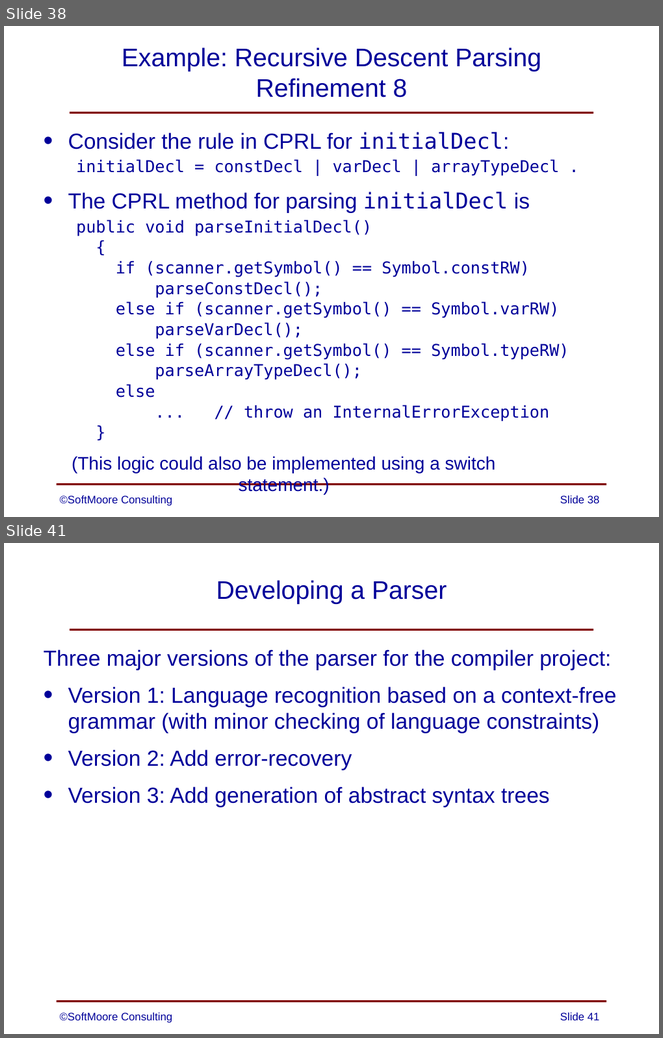
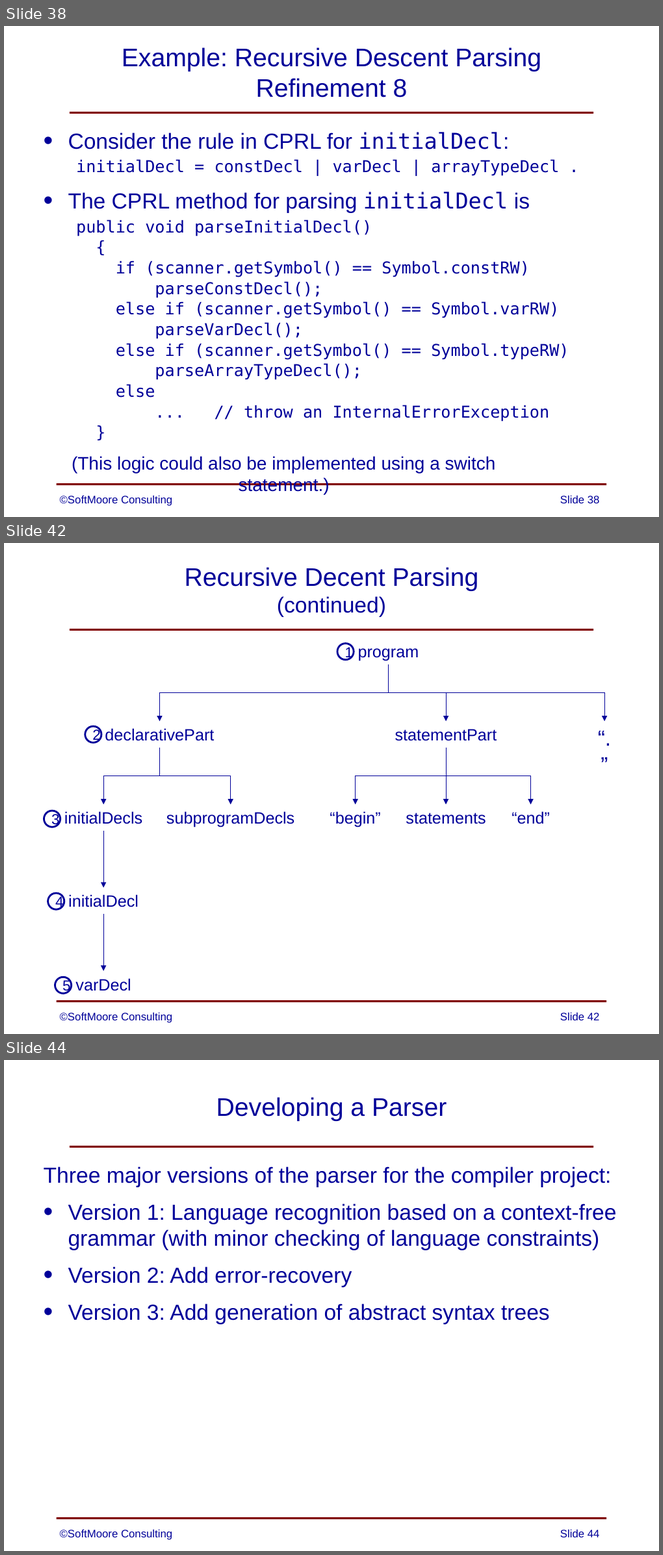
Before and after one commit to SoftMoore/CPRL, a slide deck: PowerPoint Slides/06 - Syntax Analysis.pptx. Shown one above the other, each under a label of ours: slides 38 and 41 before the commit, slides 38, 42 and 44 after it; the slides between them are not shown. The pictures are 663x1038 and 663x1555 pixels, drawn with LibreOffice and Linux fonts; fonts in the diff are those of the drawing. Boxes give left, top, right and bottom in pixels: in the first picture for what was removed or moved away, otherwise in the second. Text is boxed around its words. In the diff, an @@ line names an element or a change of style, - is before the commit and + after.

Commit message:
updated slides to provide better explanation of the phrase "recursive descent"

```diff
--- a/PowerPoint Slides/06 - Syntax Analysis.pptx
+++ b/PowerPoint Slides/06 - Syntax Analysis.pptx
@@ slide 42 added at box(4, 543, 659, 1034), background #FFFFFF; not listed: 2 template elements that a slide beside it also shows @@
@@ title added at box(185, 567, 479, 617), 28 pt, text #000099 @@
+Recursive Decent Parsing
+(continued)
@@ group added at box(44, 643, 620, 994): 11 texts, 7 elbow arrows, 5 ellipses, 3 arrows @@
+program
+declarativePart
+“.”
+statementPart
+initialDecls
+subprogramDecls
+“begin”
+“end”
+statements
+initialDecl
+varDecl
+1
+2
+3
+4
+5
@@ text added at box(60, 1013, 172, 1023), 12 pt, text #000099 @@
+©SoftMoore Consulting
@@ page number added at box(560, 1013, 600, 1021), 12 pt, text #000099 @@
+Slide 42
@@ what was slide 41 is now slide 44 @@
@@ page number at box(560, 1530, 600, 1538): text changed @@
-Slide 41
+Slide 44
```
Also in this commit, not shown: 2 slides changed, 2 other slides added, 1 other file.
